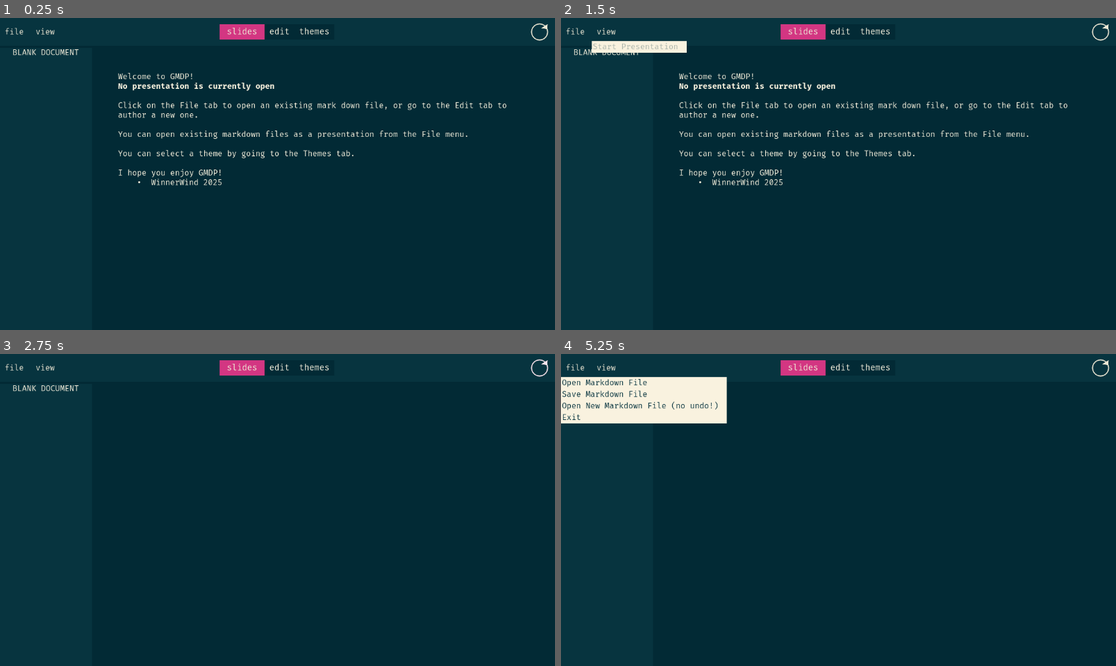
Above: before the commit, frames 1-4 (two rows, left to right).
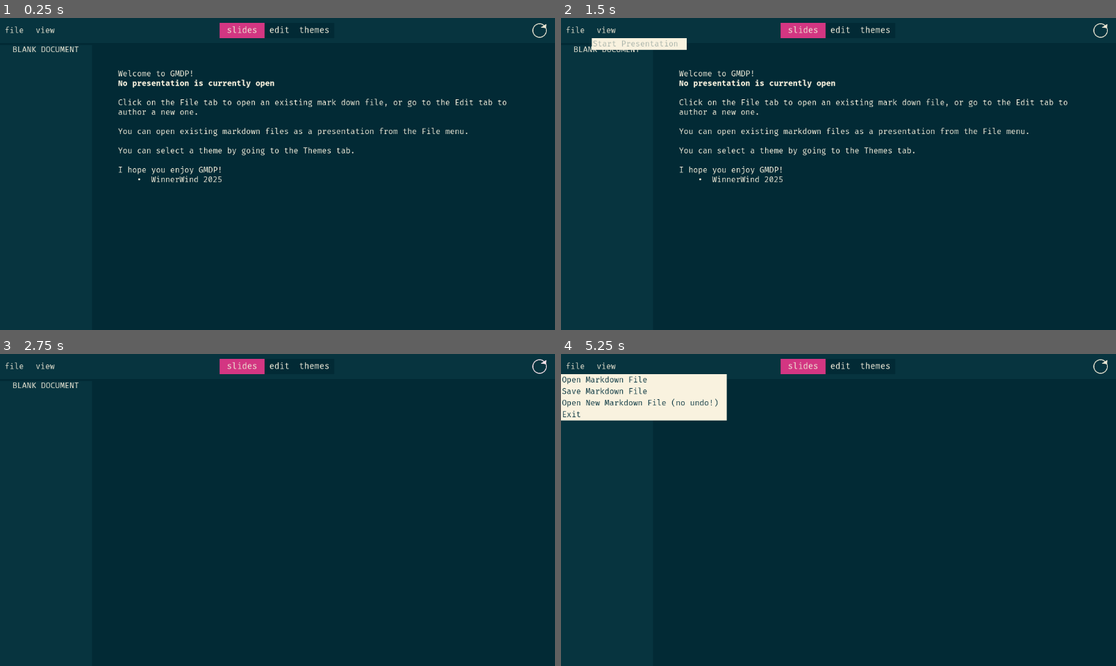
Above: after the commit, the same moments.

Repository: WinnerWind/gmdp
Game: Godot game, scene res://scenes/main.tscn
Same seed, same stepped clock (60 frames per second), same inputs: the game is played once before the commit and once after it.
Inputs (mouse positions are in pixels of both pictures, inside the frame that each line leads up to):
- Up to frame 1 (0.25 s): no input
- Up to frame 2 (1.5 s): click "file" at 0.5 s; click "view" at 1.25 s
- Up to frame 3 (2.75 s): click (538, 366) at 2 s
- Up to frame 4 (5.25 s): click "file" at 2.75 s; click "view" at 3.5 s; click (1099, 366) at 4.25 s; click "file" at 5 s

The runs differ from the first frame. In frame 1, 3.7% of the frame differs, in the area x 0-99%, y 1-54%; in frame 2, 4.2%; in frame 3, 0.6%; in frame 4, 1.8%.

Commit message:
Misc changes

Diff:
--- a/scenes/main.tscn
+++ b/scenes/main.tscn
@@ -40,9 +40,8 @@
 layout_mode = 2
 
 [node name="Navbar" type="PanelContainer" parent="NavSorter"]
-layout_mode = 2
-size_flags_vertical = 3
-size_flags_stretch_ratio = 0.1
+custom_minimum_size = Vector2(0, 50)
+layout_mode = 2
 theme_type_variation = &"PanelNav"
 
 [node name="MarginContainer" type="MarginContainer" parent="NavSorter/Navbar"]
--- a/scripts/systems/presentation_parser.gd
+++ b/scripts/systems/presentation_parser.gd
@@ -51,7 +51,7 @@
 			})
 			push_warning(warning_text)
 			send_warning.emit(warning_text, page_number)
-		return config_file.get_base_dir() + "/" + config.get_value(SCENE_NAME_SECTION, "text_only")
+		return config_file.get_base_dir() + "/" + config.get_value(SCENE_NAME_SECTION, "content")
 
 func iterate_scenes_and_send_warning(key:String, number:int, page_index:int) -> String:
 	var original_number = number
